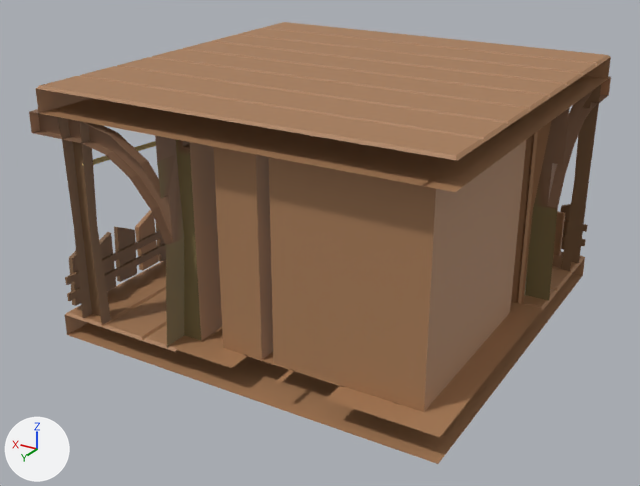
The FBX model Assets/3DModels/Buildings/Residential/LivingRooms/Level_01/LivingRooms_Level_01_CornerLeftRight.fbx as it was, and as the next commit left it.
Before and after are seen from a 50 mm lens placed at (-8.27, 14.7, 8.63), pointed at (0.27, 0.46, 1.51). The lights are fixed; the arrows at lower left show +X, +Y and +Z. The older version comes first. Where no turn or scale is listed for an object, it has been applied to the vertices. Vertices at exactly the same position are counted once.

Objects in the first picture: 'LivingRooms_Level_01_CornerLeftRight'.
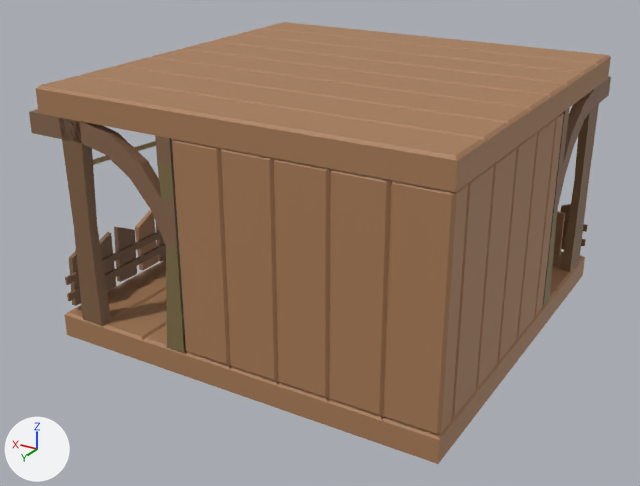
The change in detail:
me_cube_058 is used by ob_livingrooms_level_01_cornerleftright; location (0.0, 0.0, 0.0).
me_cube_058 had 1401 vertices, 1085 faces and spanned x -4.0..4.25, y -4.25..4.0, z 0.0..5.0.
me_cube_058 now has 1435 vertices, 1167 faces and spans x -4.0..4.25, y -4.25..4.0, z 0.0..5.0.
me_cube_058 part 1: a new loose piece of 70 vertices spanning x -4.0..1.0, y -1.0..4.0, z 0.5..4.5, in mat_palette (picture img_palettetexture_png).
me_cube_058 part 2: the loose piece of 4 vertices spanning x -3.55..-3.5, y 2.0..2.8, z 4.5 is deleted.
me_cube_058 part 3: the loose piece of 4 vertices spanning x -3.55..-3.5, y 1.0..1.8, z 4.5 is deleted.
Part 4, on me_cube_058:
49 vertices are removed from x -4.0..4.0, y -1.0..4.0, z 0.0..4.5.
67 faces are deleted.
2 vertices move from x -4.0, y -0.95..3.52, z 0.5 to x -3.95, y -0.95..3.95, z 0.5.
12 vertices are added at x -4.0..3.45, y -1.0..4.0, z 0.5..4.5.
10 new vertices lie (0.0, 4.9, 0.0) away from vertices in x -3.05..1.05, y -0.95, z 0.5.
7 new vertices lie (0.0, 5.0, 0.0) away from vertices in x -4.0..1.0, y -1.0, z 0.0..0.45.
97 new faces join them.
Other edits to the shape of me_cube_058 do not show in these pictures.

Where the change shows, as pixel boxes (x1, y1, x2, y2) in the pictures (640 x 486 px; the box of a moved part takes in the faces that stretch with it):
part 1 of me_cube_058, added (brown): after (172, 113, 564, 434)
part 2 of me_cube_058, deleted: before (456, 149, 478, 163)
part 3 of me_cube_058, deleted: before (482, 134, 501, 146)
part 4 of me_cube_058, moved or reshaped: before (64, 107, 543, 464); after (29, 57, 611, 464)
